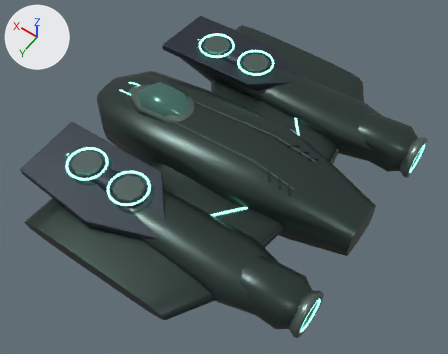
An edit to the glTF model art/blender/architect.glb, drawn before and after from the same camera.
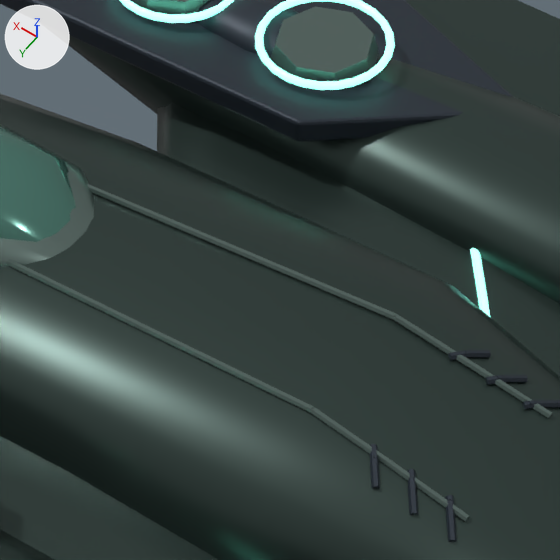
There are two pictures of each version: one whole from a camera (50 mm lens) standing at (-37.3, 50.9, 74.5) and looking at (-2.9, 2.7, -1.3), one close up on the part from 38% to 71% of the width and 15% to 57% of the height. Arrows for +X, +Y and +Z are at upper left; the lights stay in place. The last two pictures show the newer version. Vertices at exactly the same position are counted once.

In view in the first close-up: 'hull Brushed panel alloy', 'hull Graphite heat armour', 'hull Hull guidance', 'hull Hull paint', 'hull Smoked canopy', 'mount Graphite heat armour', 'wing Hull paint' and 1 more.
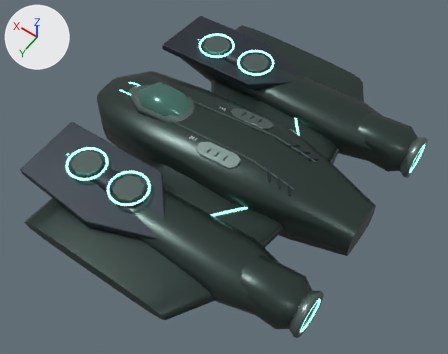
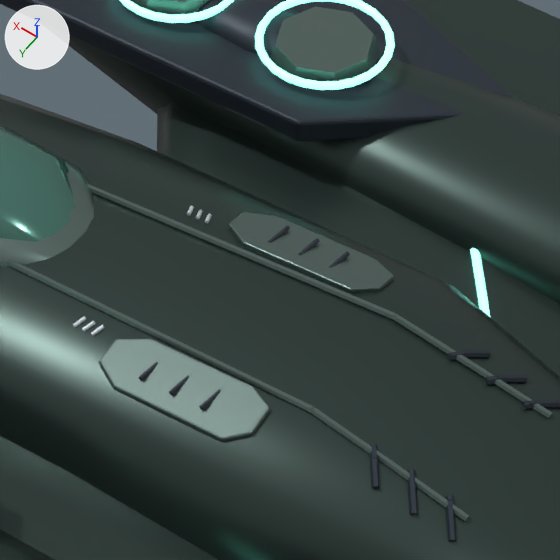
Pixel boxes (x1, y1, x2, y2) of what changed, in the close-ups (560 x 560 px):
'hull Service stencil', reshaped (not visible before): after (73, 206, 212, 336)
part 1 of me_hull_panel_break, added: after (228, 212, 394, 293)
part 2 of me_hull_panel_break, added: after (99, 339, 270, 442)
part 3 of me_heat_shield_joint, added: after (329, 251, 350, 268)
part 4 of me_heat_shield_joint, added: after (298, 238, 320, 255)
part 5 of me_heat_shield_joint, added: after (268, 226, 290, 243)
part 6 of me_heat_shield_joint, added: after (138, 362, 221, 410)
part 7 of me_stencilled_inspection_mark, added: after (187, 206, 212, 223)
part 8 of me_stencilled_inspection_mark, added: after (73, 317, 104, 336)

The change in detail:
me_heat_shield_joint is used by ob_hull_graphite_heat_armour; location (0.0, 0.0, 0.0).
me_heat_shield_joint had 1268 vertices, 2348 faces and spanned x -16.0..20.0, y -23.0..23.0, z -4.8..6.2.
me_heat_shield_joint now has 1484 vertices, 2708 faces and spans x -16.0..20.0, y -23.0..23.0, z -5.0..6.2.
me_heat_shield_joint part 3: the loose piece of 12 vertices spanning x -6.1..-5.6, y -4.0..-3.3, z -4.3..-3.9 is copied, and the copy is scaled about its middle by (-0.686, -1.82, 0.606), then moved by (1.5, -0.7, 10.2); it spans x -4.5..-4.2, y -4.9..-3.8, z 6.0..6.2.
me_heat_shield_joint part 4: the loose piece of 12 vertices spanning x -6.1..-5.6, y -4.0..-3.3, z -4.3..-3.9 is copied, and the copy is scaled about its middle by (-0.686, -1.82, 0.606), then moved by (2.9, -0.7, 10.1); it spans x -3.1..-2.8, y -4.9..-3.8, z 5.9..6.1.
me_heat_shield_joint part 5: the loose piece of 12 vertices spanning x 1.7..2.2, y -4.6..-3.9, z -4.7..-4.3 is copied, and the copy is scaled about its middle by (-0.687, -1.85, 0.536), then moved by (-3.5, -0.1, 10.4); it spans x -1.7..-1.3, y -4.9..-3.8, z 5.8..6.0.
me_heat_shield_joint part 6: 36 vertices added at x -4.5..-1.3, y 3.8..4.9, z 5.7..6.2.
Other edits to the shape of me_heat_shield_joint do not show in these pictures.
me_stencilled_inspection_mark is used by ob_hull_service_stencil; location (0.0, 0.0, 0.0).
me_stencilled_inspection_mark had 546 vertices, 952 faces and spanned x 8.0..11.12, y -4.11..4.11, z -5.06..-4.49.
me_stencilled_inspection_mark now has 1056 vertices, 1899 faces and spans x 1.36..11.12, y -4.11..4.11, z -5.06..5.66.
me_stencilled_inspection_mark part 7: 256 vertices added at x 1.37..2.62, y -4.0..-3.45, z 5.31..5.66.
me_stencilled_inspection_mark part 8: 254 vertices added at x 1.36..2.62, y 3.45..4.01, z 5.28..5.66.
me_hull_panel_break is used by ob_hull_brushed_panel_alloy; location (0.0, 0.0, 0.0).
me_hull_panel_break had 280 vertices, 528 faces and spanned x -15.0..17.7, y -18.5..18.5, z 3.2..6.6.
me_hull_panel_break now has 904 vertices, 1752 faces and spans x -15.0..17.7, y -18.5..18.5, z -5.0..6.6.
me_hull_panel_break part 1: a new loose piece of 88 vertices spanning x -6.6..0.6, y -5.6..-3.1, z 5.1..6.4, in mat_brushed_panel_alloy (grey #677974).
me_hull_panel_break part 2: a new loose piece of 88 vertices spanning x -6.6..0.6, y 3.1..5.6, z 5.1..6.4, in mat_brushed_panel_alloy (grey #677974).
Other edits to the shape of me_hull_panel_break do not show in these pictures.
